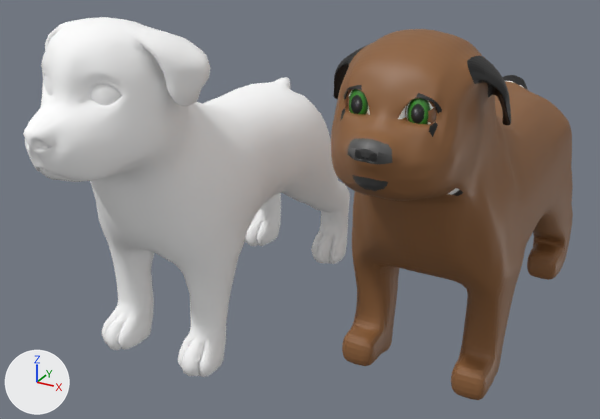
What one commit did to the Blender file Dog/dog.blend.
Rendered twice from a 50 mm lens placed at (3.0, -10.41, 6.18), pointed at (-1.82, -1.66, 1.8). The lights are fixed; the arrows at lower left show +X, +Y and +Z.

Objects in the first picture: 'Plane', 'dog'.
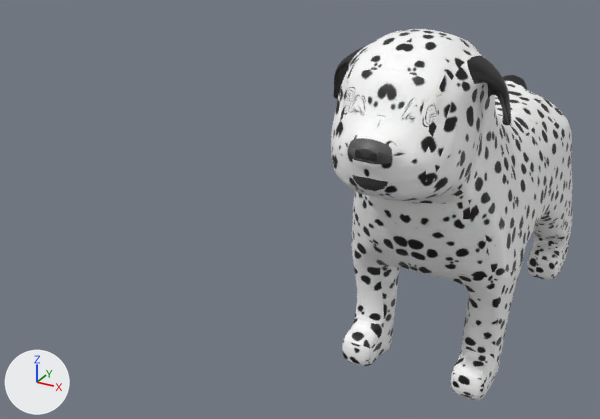
Pixel boxes [x1, y1, x2, y2] of what changed, in the pictures (600 x 419 px):
'dog', hidden
    before: [23, 17, 350, 377]
part 1 of me_plane, deleted
    before: [405, 98, 436, 124]
part 2 of me_plane, cut back
    both: [340, 74, 450, 148]
part 3 of me_plane, recoloured (brown to grey)
    both: [331, 29, 573, 400]

The change, as a list of edits to the scene's bpy script:
```text
Add img_61o8o1krmpl__sy355____copia_jpg:
    img_61o8o1krmpl__sy355____copia_jpg = load_image('61O8o1KRMPL._SY355_ - Copia.jpg', '61O8o1KRMPL._SY355_ - Copia.jpg', 1201, 760, 'sRGB')
Add mat_61o8o1krmpl__sy355____copia_jpg:
    mat_61o8o1krmpl__sy355____copia_jpg = principled_material('61O8o1KRMPL._SY355_ - Copia.jpg')
    mat_61o8o1krmpl__sy355____copia_jpg.texture = img_61o8o1krmpl__sy355____copia_jpg
Change me_plane:
    used by ob_plane; location = (0.0, 0.0, 2.47); rotation_euler = (3.142, 1.571, 0.0), in degrees (180, 90, 0); scale = (0.511, 0.511, 0.511)
    remove me_plane.from_pydata(...)  # 1682 vertices, 1606 faces; spans x -3.92..4.87, y -4.38..7.24, z -2.05..2.05
    add me_plane.from_pydata(...)  # 1405 vertices, 1361 faces; spans x -3.92..4.87, y -4.38..7.24, z -2.05..2.05
    me_plane part 1: the loose piece of 111 vertices spanning x -3.12..-2.2, y 5.7..6.35, z -0.93..-0.27 is deleted
    me_plane part 2
    165 vertices are removed from x -3.12..-2.2, y 5.7..6.46, z -1.01..0.93
    163 faces are deleted
    3 vertices move from x -2.72..-2.52, y 6.04..6.43, z -1.02..-0.63 to x -2.72..-2.52, y 6.09..6.51, z -1.02..-0.63
    11 vertices are added at x -3.04..-2.52, y 6.14..6.57, z -1.01..0.93
    26 new faces join them
    me_plane part 3: 1335 faces spanning x -3.92..4.87, y -4.38..7.24, z -2.05..2.05 switch from mat_61o8o1krmpl__sy355__jpg (picture img_61o8o1krmpl__sy355__jpg) to mat_61o8o1krmpl__sy355____copia_jpg (picture img_61o8o1krmpl__sy355____copia_jpg)
Change ob_dog:
    add ob_dog.hide_viewport = True
```
